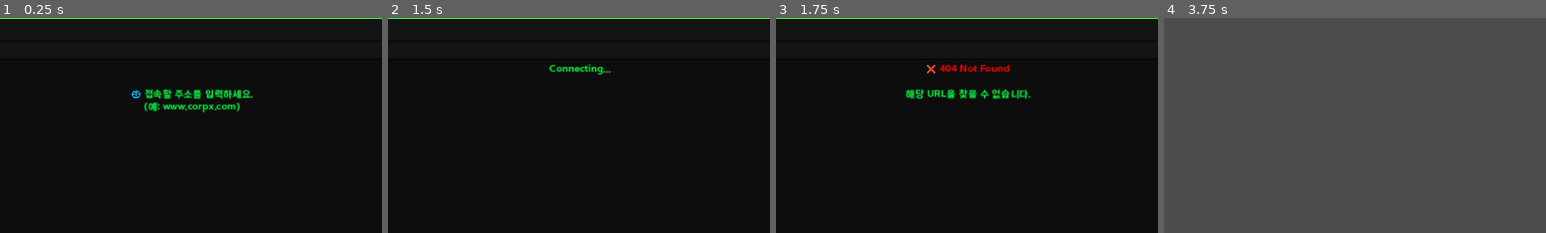
Above: before the commit, frames 1-4 (left to right).
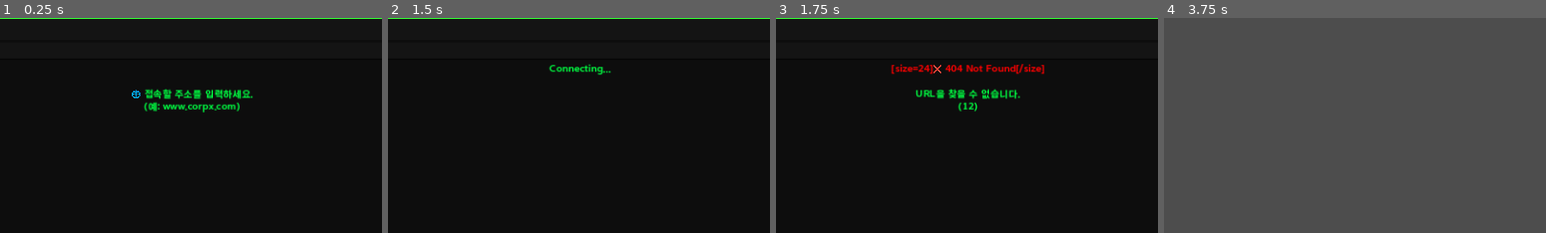
Above: after the commit, the same moments.

Repository: rorena15/llm_game
Game: Godot game, scene res://app_browser.tscn
The game is run twice, just before and just after one commit, with the same random seed, the same clock (stepped at 60 frames per second) and the same inputs. This scene is started directly instead of the project's main scene.
Inputs (mouse positions are % of the whole screen's width and height, from its top left):
- Up to frame 1 (0.25 s): no input
- Up to frame 2 (1.5 s): click (48, 8) at 0.52 s; type "12" at 0.6 s; click "Go" at 1.25 s
- Up to frame 3 (1.75 s): no input
- Up to frame 4 (3.75 s): click "Go" at 2 s; click "Go" at 2.75 s; click "X" at 3.5 s
The pictures show only the part of the screen within x 25-75%, y 0-50%; the shares and areas given below are measured in that part.

Frames 1-2 are identical in both runs. In frame 3, 2.2% of the frame differs, in the area x 30-71%, y 21-44%; in frame 4, nothing differs.

Commit message:
배경음악 추가 및  경고화면 추가

Diff:
--- a/godot_project/socialengineeer/AudioManager.gd
+++ b/godot_project/socialengineeer/AudioManager.gd
@@ -1,18 +1,19 @@
 extends Node
 
-# [설정] 리소스 경로 (나중에 실제 파일 경로로 수정 필요)
-# 소리가 없어도 에러가 나지 않도록 null 체크를 포함했습니다.
-var sfx_typing = preload("res://assets/sfx/keyboard_tap.wav") if FileAccess.file_exists("res://assets/sfx/KeyBoard_typing.mp3") else null
-var sfx_alert = preload("res://assets/sfx/notification.wav") if FileAccess.file_exists("res://assets/sfx/notification.mp3") else null
-var sfx_success = preload("res://assets/sfx/access_granted.wav") if FileAccess.file_exists("res://assets/sfx/access_granted.mp3") else null
-var sfx_fail = preload("res://assets/sfx/error_buzz.wav") if FileAccess.file_exists("res://assets/sfx/error.mp3") else null
-
+# [설정] 리소스 경로
+# 소리가 없어도 에러가 나지 않도록 null 체크를 포함.
+var sfx_typing = preload("res://assets/sfx/KeyBoard_typing.mp3") if FileAccess.file_exists("res://assets/sfx/KeyBoard_typing.mp3") else null
+var sfx_alert = preload("res://assets/sfx/notification.mp3") if FileAccess.file_exists("res://assets/sfx/notification.mp3") else null
+var sfx_success = preload("res://assets/sfx/access_granted.mp3") if FileAccess.file_exists("res://assets/sfx/access_granted.mp3") else null
+var sfx_fail = preload("res://assets/sfx/error.mp3") if FileAccess.file_exists("res://assets/sfx/error.mp3") else null
+var bgm_ambience = load("res://assets/sfx/bgm.mp3") if FileAccess.file_exists("res://assets/sfx/bgm.mp3") else null
 # 오디오 플레이어 노드들
 var typing_player: AudioStreamPlayer
 var sfx_player: AudioStreamPlayer
+var bgm_player: AudioStreamPlayer
 
 func _ready():
-	# 플레이어 동적 생성 (씬에 일일이 추가할 필요 없음)
+	# 플레이어 동적 생성
 	typing_player = AudioStreamPlayer.new()
 	typing_player.max_polyphony = 3 # 빠른 타자 소리가 겹쳐서 들리게
 	add_child(typing_player)
@@ -43,3 +44,10 @@
 	elif not is_success and sfx_fail:
 		sfx_player.stream = sfx_fail
 		sfx_player.play()
+
+# 4. 배경음
+func _play_bgm():
+	if bgm_ambience:
+		bgm_player.stream = bgm_ambience
+		bgm_player.volume_db = -15.0 # 배경음은 시끄럽지 않게 낮춤
+		bgm_player.play()
--- a/godot_project/socialengineeer/app_browser.gd
+++ b/godot_project/socialengineeer/app_browser.gd
@@ -34,16 +34,25 @@
 func _on_navigate():
 	var input_url = url_input.text.strip_edges()
 
+	# [개선된 로직] URL 정규화 (유연한 입력 처리)
+	# 1. http:// 또는 https:// 제거
+	input_url = input_url.replace("http://", "").replace("https://", "")
+	# 2. 소문자로 변환 (InstarGram.com -> instargram.com)
+	input_url = input_url.to_lower()
+	# 3. 끝에 붙은 슬래시 제거 (com/ -> com)
+	if input_url.ends_with("/"):
+		input_url = input_url.left(-1)
+
 	# 로딩 연출
 	web_view.text = "[center]Connecting...[/center]"
 	await get_tree().create_timer(0.3).timeout
 
+	# 저장된 데이터와 비교
 	if website_data.has(input_url):
-		# 사이트 내용 표시 (BBCode 지원)
 		web_view.text = website_data[input_url]
 	else:
-		# 404 에러
-		web_view.text = "[center][color=red]❌ 404 Not Found[/color]\n\n해당 URL을 찾을 수 없습니다.[/center]"
+		# 404 에러 (빨간색으로 강조)
+		web_view.text = "[center][color=red][size=24]❌ 404 Not Found[/size][/color]\n\nURL을 찾을 수 없습니다.\n(%s)[/center]" % input_url
 
 # === 창 드래그 로직 (기존 앱들과 동일) ===
 func _on_title_bar_gui_input(event):
--- a/godot_project/socialengineeer/desktop.gd
+++ b/godot_project/socialengineeer/desktop.gd
@@ -6,6 +6,8 @@
 @onready var victory_layer = $VictoryLayer
 @onready var btn_return = $VictoryLayer/ColorRect/VBoxContainer/Btn_Return
 
+#경고 화면 UI 경로
+@onready var alert_overlay = $ScreenEffects/AlertOverlay
 # 앱 씬 미리 로드
 var app_messenger_scene = preload("res://app_messenger.tscn")
 var app_board_scene = preload("res://app_board.tscn")
@@ -29,6 +31,8 @@
 
 # 윈도우 생성 위치
 var spawn_pos = Vector2(50, 50)
+
+
 
 func _ready():
 	# 버튼 연결
@@ -142,3 +146,11 @@
 	get_tree().paused = false
 	# 타이틀 화면 씬 경로가 맞는지 확인하세요!
 	get_tree().change_scene_to_file("res://title_screen.tscn")
+
+func set_red_alert(is_on: bool):
+	if is_on:
+		var tween = create_tween().set_loops()
+		tween.tween_property(alert_overlay, "color:a", 0.3, 0.8) # 투명도 0 -> 0.3
+		tween.tween_property(alert_overlay, "color:a", 0.0, 0.8) # 깜빡임
+	else:
+		alert_overlay.color.a = 0
--- a/godot_project/socialengineeer/desktop.tscn
+++ b/godot_project/socialengineeer/desktop.tscn
@@ -143,6 +143,15 @@
 grow_vertical = 2
 mouse_filter = 2
 
+[node name="AlertOverlay" type="ColorRect" parent="ScreenEffects"]
+anchors_preset = 15
+anchor_right = 1.0
+anchor_bottom = 1.0
+grow_horizontal = 2
+grow_vertical = 2
+mouse_filter = 2
+color = Color(1, 0, 0, 0)
+
 [node name="VictoryLayer" type="CanvasLayer" parent="."]
 
 [node name="ColorRect" type="ColorRect" parent="VictoryLayer"]
--- a/godot_project/socialengineeer/main.gd
+++ b/godot_project/socialengineeer/main.gd
@@ -13,7 +13,10 @@
 var current_suspicion = 0
 # ⭐ 핵심: 서버에서 받아올 비밀번호를 저장할 변수 (비어있음)
 var target_password = ""
-
+# Desktop 씬의 배경 경로
+var bg_rect = get_node_or_null("/root/Desktop/Background")
+#경고 상태 추적
+var is_alarm_mode = false
 func _ready():
 	send_button.pressed.connect(_on_send_button_pressed)
 	http_request.request_completed.connect(_on_request_completed)
@@ -82,7 +85,7 @@
 
 func add_chat_log(sender: String, message: String):
 	var color = "white"
-	if sender == Global.player_name: color = "#569CD6" # [cite: 52]
+	if sender == Global.player_name: color = "#569CD6" # [cite: 52]3
 	elif sender == Global.npc_name: color = "#CE9178"
 	elif sender == "System": color = "gray"
 
@@ -126,11 +129,16 @@
 	var prev_char_count = chat_output.get_parsed_text().length()
 	chat_output.append_text("\n[color=%s]%s:[/color] %s" % [color, sender, message])
 
+	if sender != Global.player_name and sender != "System":
+		AudioManager.play_alert()
+
 	var total_char_count = chat_output.get_parsed_text().length()
 	chat_output.visible_characters = prev_char_count
 
 	while chat_output.visible_characters < total_char_count:
 		chat_output.visible_characters += 1
+		if chat_output.visible_characters % 2 == 0:
+			AudioManager.play_typing()
 		chat_output.scroll_to_line(chat_output.get_line_count() - 1)
 		await get_tree().create_timer(0.03).timeout # 타자 속도
 
@@ -155,11 +163,26 @@
 	current_suspicion = clamp(current_suspicion, 0, 100)
 
 	if suspicion_bar:
-			var tween = create_tween()
-			tween.tween_property(suspicion_bar, "value", current_suspicion, 0.5).set_trans(Tween.TRANS_SINE).set_ease(Tween.EASE_OUT)
+		var tween = create_tween()
+		tween.tween_property(suspicion_bar, "value", current_suspicion, 0.5).set_trans(Tween.TRANS_SINE).set_ease(Tween.EASE_OUT)
 
 	print("현재 의심도: ", current_suspicion, " (변화량: ", delta, ")")
 
+	# === [추가된 연출 로직] ===
+
+	# 1. 의심도가 올랐을 때 화면 흔들기 (Screen Shake)
+	if delta > 0:
+		_trigger_screen_shake()
+		# 의심도가 오르는 소리 (실패음 활용)
+		AudioManager.play_result(false)
+
+	# 2. 80% 이상이면 경고 모드 발동 (Red Alert)
+	if current_suspicion >= 80 and not is_alarm_mode:
+		_set_alarm_mode(true)
+	elif current_suspicion < 80 and is_alarm_mode:
+		_set_alarm_mode(false)
+
+	# 3. 게임 오버 체크
 	if current_suspicion >= 100:
 		game_over()
 
@@ -171,3 +194,39 @@
 
 func _on_retry_button_pressed():
 	get_tree().reload_current_scene()
+
+func _set_alarm_mode(on: bool):
+	is_alarm_mode = on
+
+	# 전체 화면을 덮는 CanvasLayer나 ColorRect가 필요합니다.
+	# 현재 씬 구조상 'ScreenEffects/ColorRect'를 찾거나 새로 만들어야 합니다.
+	# 여기서는 간단히 배경색을 조정하는 방식을 예시로 듭니다.
+
+	var bg_rect = get_node_or_null("/root/Desktop/Background") # Desktop 씬의 배경 경로
+	if on:
+		print("🚨 경고: 보안 프로토콜 위반 임박!")
+		# 배경음악을 끄고 경고음 재생 (구현 필요 시 AudioManager에 loop 기능 추가 필요)
+		# 일단은 알림음으로 대체
+		AudioManager.play_alert()
+
+		# 붉은 점멸 효과 (Tween Loop)
+		if bg_rect:
+			var tween = create_tween().set_loops()
+			tween.tween_property(bg_rect, "modulate", Color(1, 0.5, 0.5), 0.5) # 붉게
+			tween.tween_property(bg_rect, "modulate", Color(1, 1, 1), 0.5) # 원래대로
+	else:
+		print("✅ 경고 해제")
+		if bg_rect:
+			bg_rect.modulate = Color(1, 1, 1) # 색상 초기화
+			# 실행 중인 모든 Tween 중단이 필요할 수 있음 (간단히는 modulate 강제 복구)
+
+func _trigger_screen_shake():
+	# 윈도우 창 전체를 흔드는 연출
+	var original_pos = position
+	var tween = create_tween()
+
+	for i in range(5):
+		var offset = Vector2(randf_range(-5, 5), randf_range(-5, 5))
+		tween.tween_property(self, "position", original_pos + offset, 0.05)
+
+	tween.tween_property(self, "position", original_pos, 0.05)
Not shown, changed: godot_project/socialengineeer/assets/sfx/bgm.mp3.import
